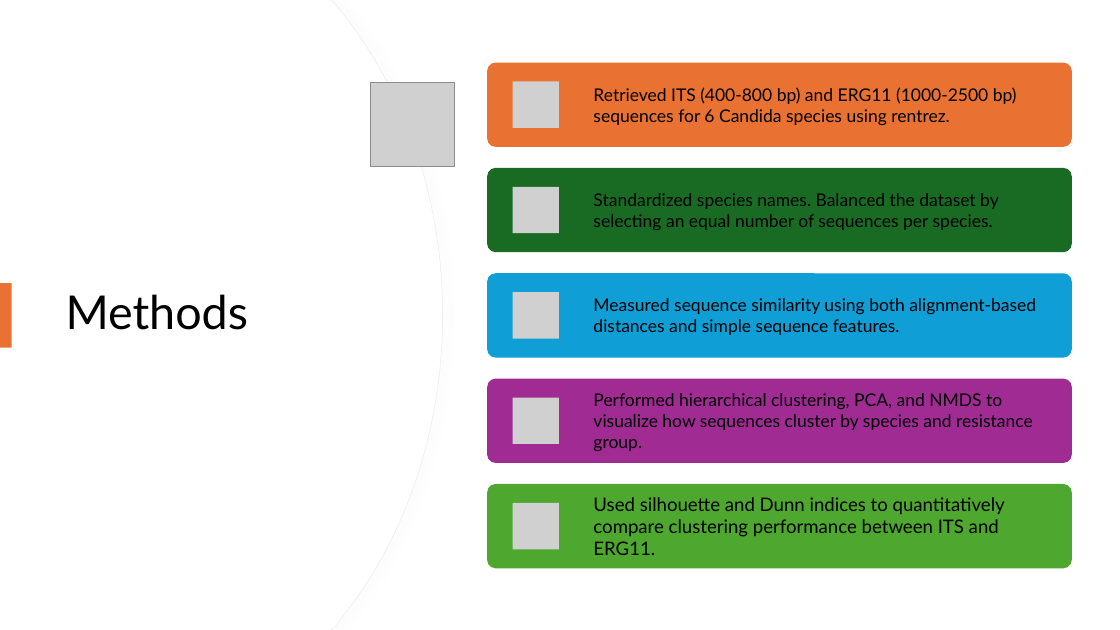
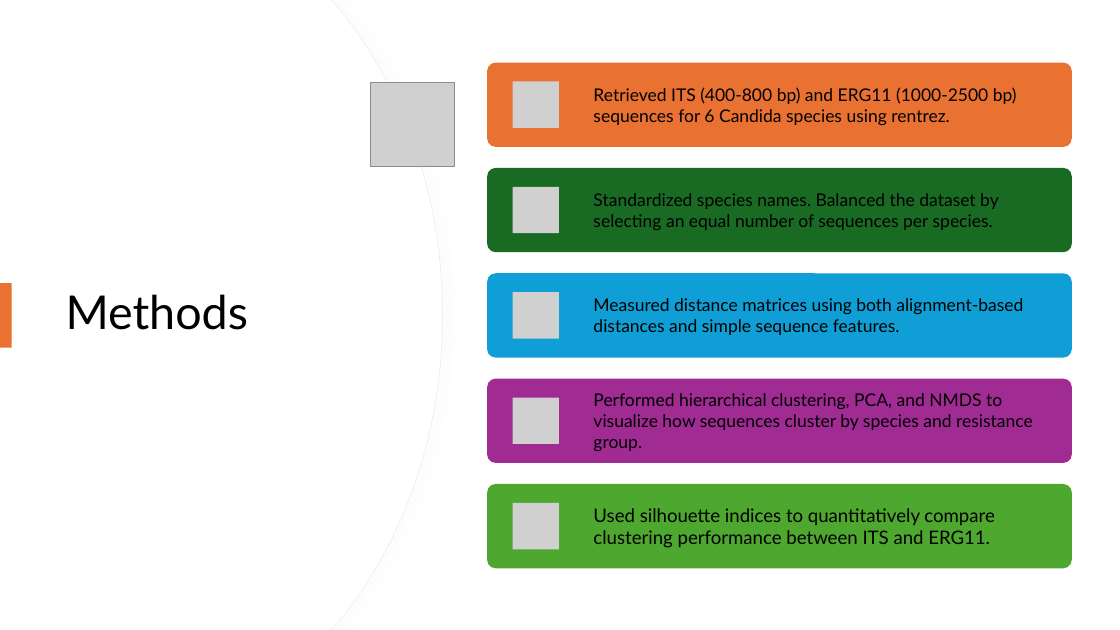
Before and after one commit to snsaiphoo/binf6210_assignment4, a slide deck: slide 7 of doc/Candida Comparison.pptx. Drawn at 1120x630 pixels with LibreOffice and Linux fonts; fonts in the diff are those of the drawing; grey boxes stand for pictures. Boxes give left, top, right and bottom in pixels: in the first picture for what was removed or moved away, otherwise in the second. Text is boxed around its words. In the diff, an @@ line names an element or a change of style, - is before the commit and + after.

```diff
--- a/doc/Candida Comparison.pptx
+++ b/doc/Candida Comparison.pptx
@@ text at bbox=[593, 298, 1023, 335]: text changed @@
-Measured sequence similarity using both alignment-based distances and simple sequence features.
+Measured distance matrices using both alignment-based distances and simple sequence features.
@@ text at bbox=[593, 508, 994, 548]: text changed @@
-Used silhouette and Dunn indices to quantitatively compare clustering performance between ITS and ERG11.
+Used silhouette indices to quantitatively compare clustering performance between ITS and ERG11.
```
Also in this commit, not shown: 6 other slides changed.
